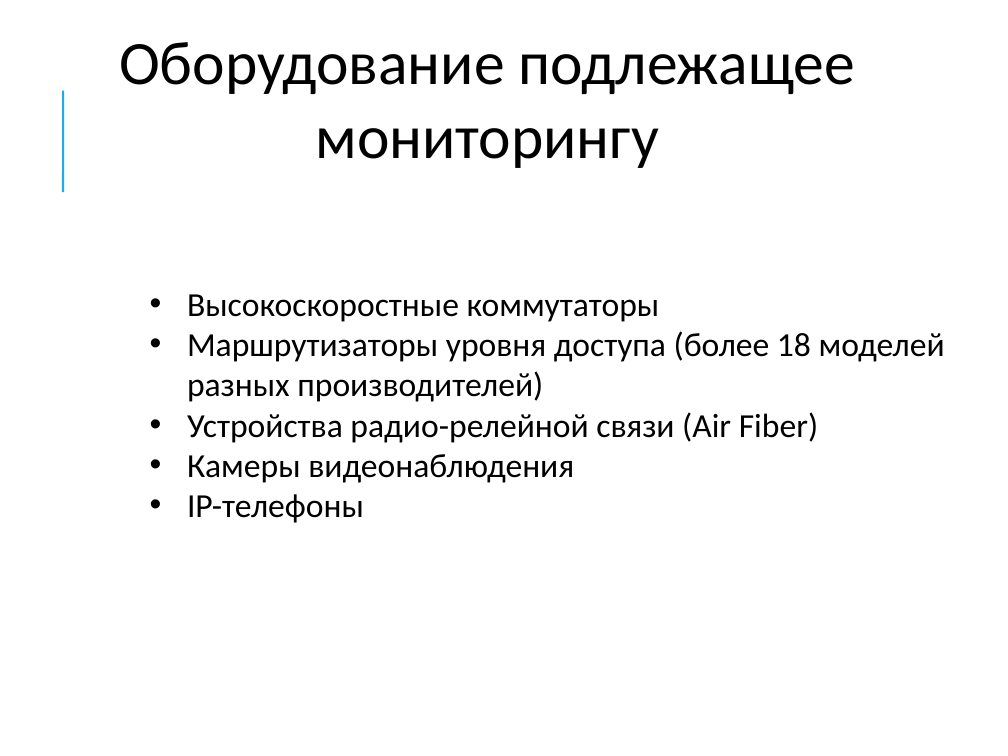
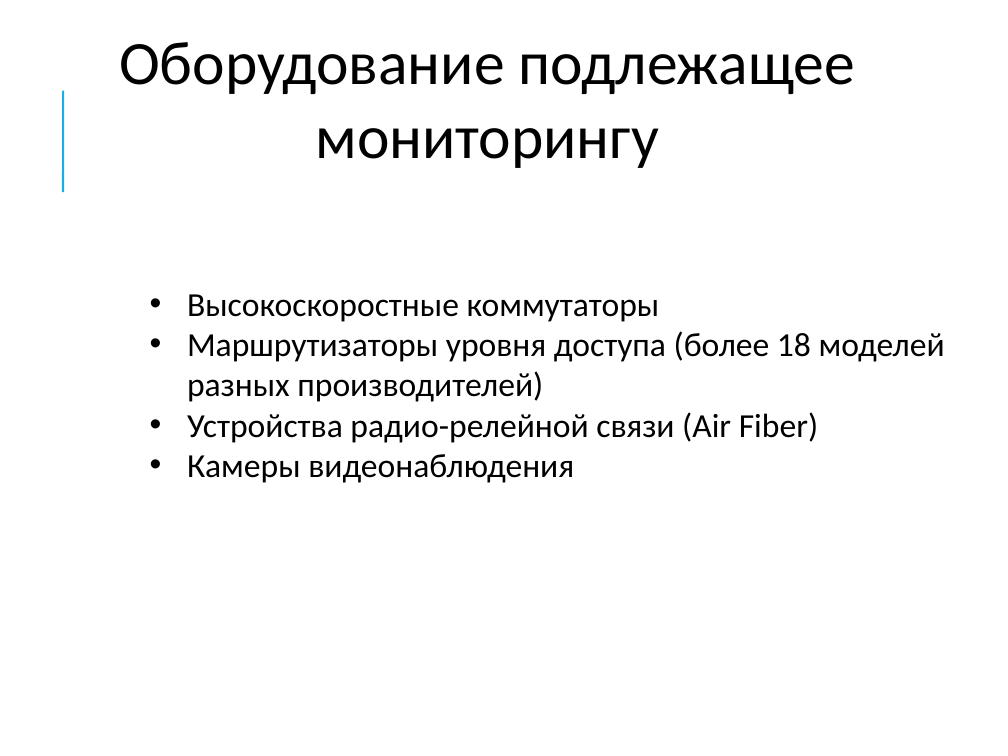
Before and after one commit to denis6705/diplom, a slide deck: slide 8 of Презентация 03.12.2018.ppt. Drawn at 1008x756 pixels with LibreOffice and Linux fonts; fonts in the diff are those of the drawing. Boxes give left, top, right and bottom in pixels: in the first picture for what was removed or moved away, otherwise in the second. Text is boxed around its words. In the diff, an @@ line names an element or a change of style, - is before the commit and + after.

```diff
--- a/Презентация 03.12.2018.ppt
+++ b/Презентация 03.12.2018.ppt
@@ text at box(187, 494, 364, 523): paragraph removed @@
-• IP-телефоны
```
Also in this commit, not shown: 6 other slides changed.
